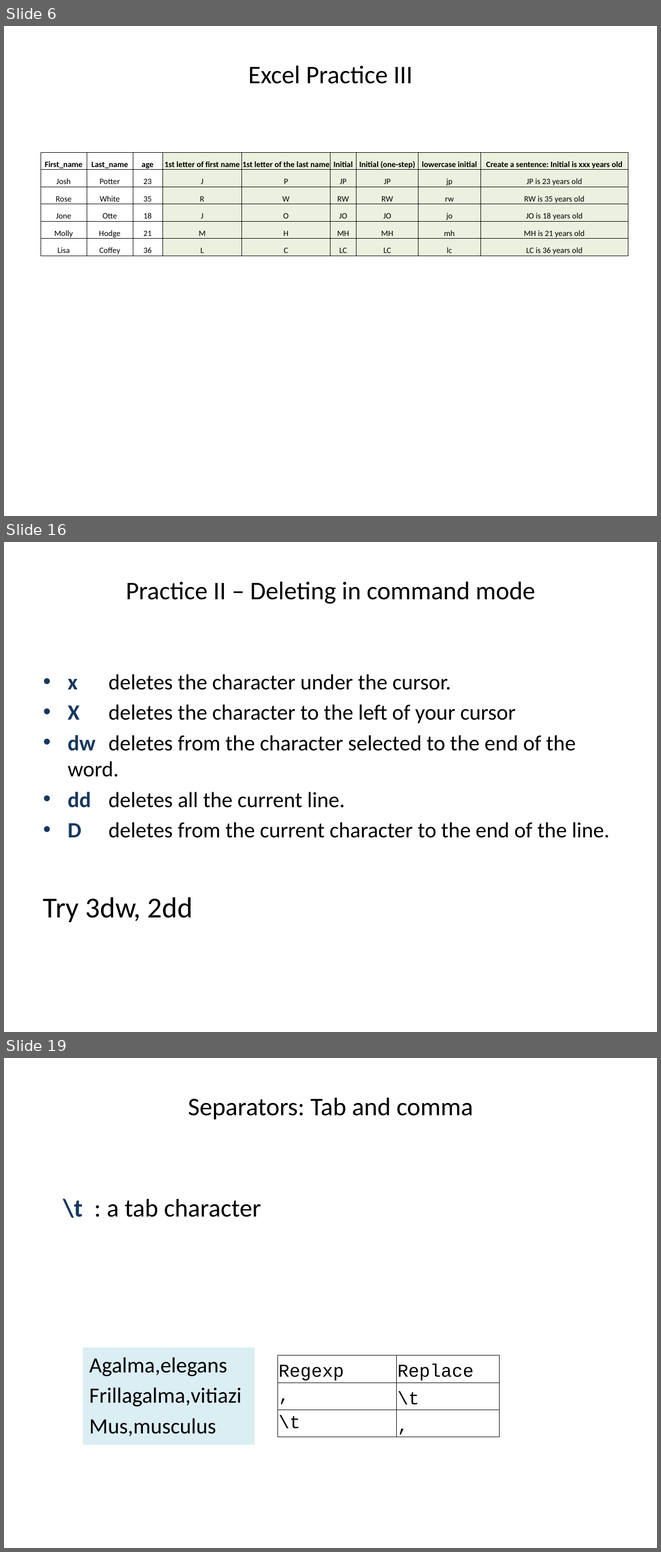
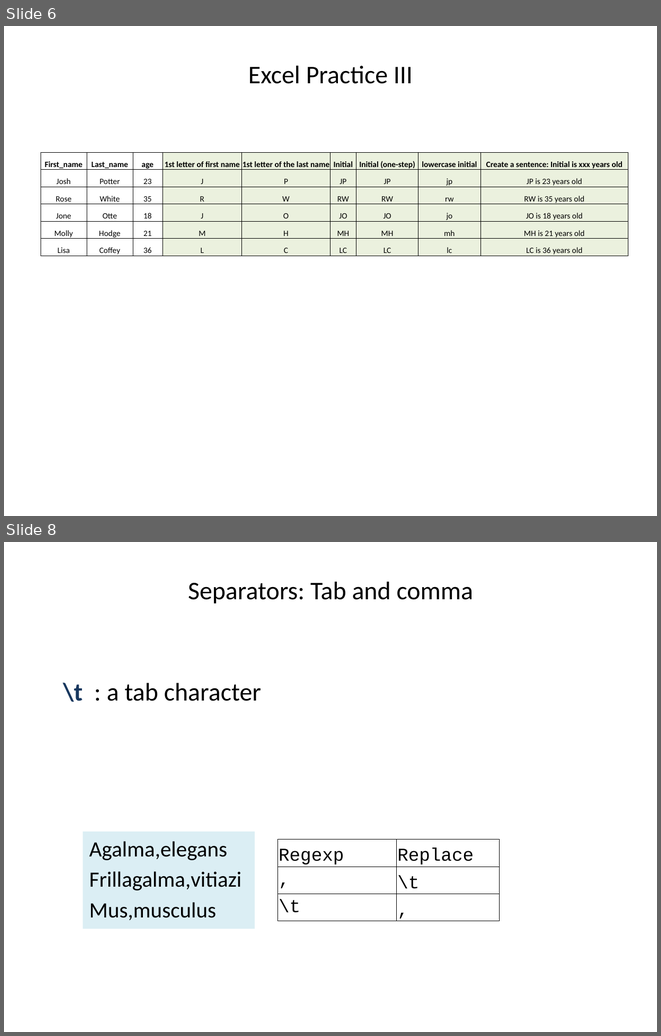
Before and after one commit to ravinpoudel/PLPTH813Bioinformatics, a slide deck: labs/lab01b_vi_regex.pptx. Shown one above the other, each under a label of ours: slides 6, 16 and 19 before the commit, slides 6 and 8 after it; the slides between them are not shown. The pictures are 661x1552 and 661x1036 pixels, drawn with LibreOffice and Linux fonts; fonts in the diff are those of the drawing. Boxes give left, top, right and bottom in pixels: in the first picture for what was removed or moved away, otherwise in the second. Text is boxed around its words. In the diff, an @@ line names an element or a change of style, - is before the commit and + after.

```diff
--- a/labs/lab01b_vi_regex.pptx
+++ b/labs/lab01b_vi_regex.pptx
@@ slide 16 removed at [4, 542, 657, 1032], background #FFFFFF @@
@@ title removed at [126, 581, 535, 604] @@
-Practice II – Deleting in command mode
@@ text removed at [43, 674, 609, 922] @@
-• x deletes the character under the cursor.
-• X deletes the character to the left of your cursor
-• dw deletes from the character selected to the end of the word.
-• dd deletes all the current line.
-• D deletes from the current character to the end of the line.
-Try 3dw, 2dd
@@ what was slide 19 is now slide 8 @@
```
Also in this commit, not shown: 2 slides changed, 10 other slides removed.
